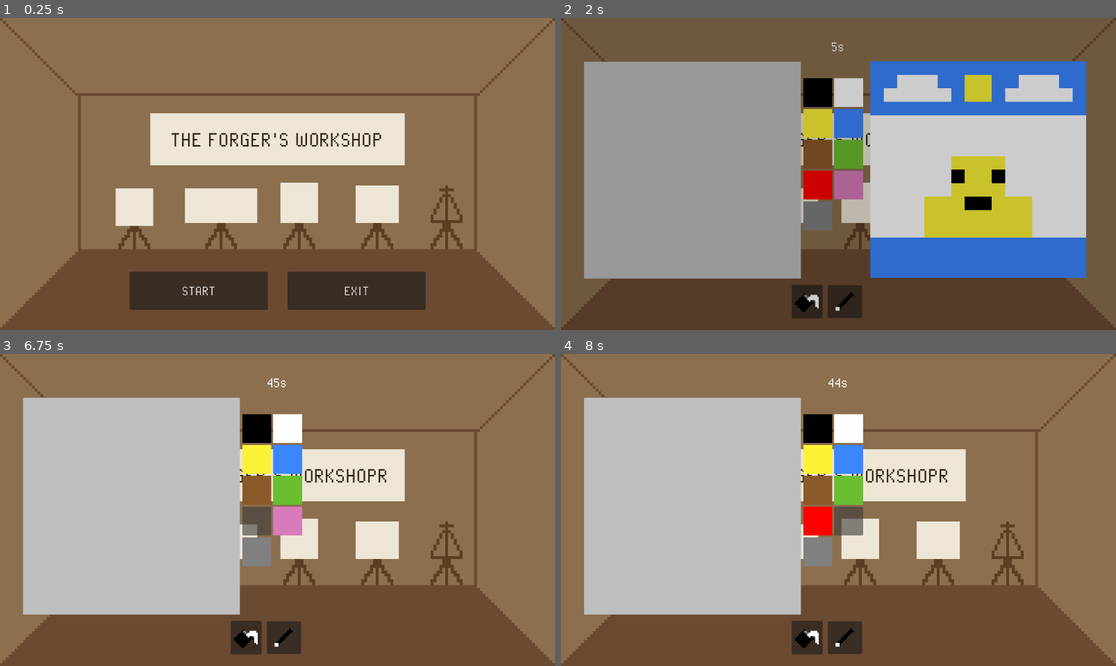
Above: before the commit, frames 1-4 (two rows, left to right).
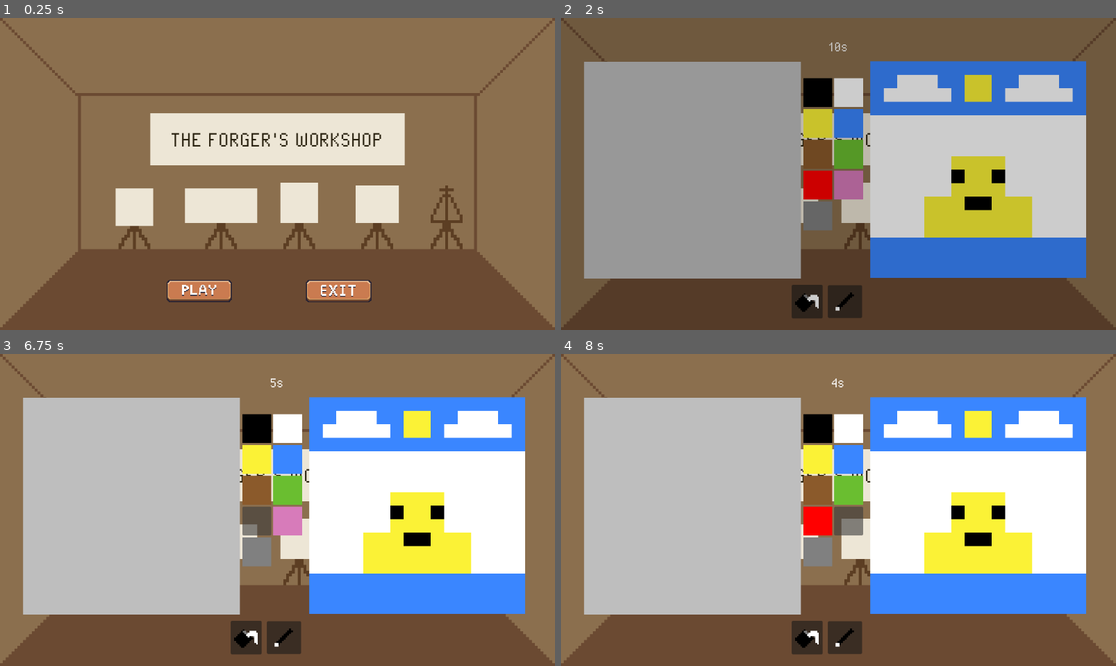
Above: after the commit, the same moments.

Repository: AbbYassine/The-Forger-s-Workshop-GMTK-2026
Game: Godot game, scene res://Scenes/main_menu.tscn
Same seed, same stepped clock (60 frames per second), same inputs: the game is played once before the commit and once after it. Before the commit the project has no main scene; this scene is started directly in both runs.
Inputs (mouse positions are in pixels of both pictures, inside the frame that each line leads up to):
- Up to frame 1 (0.25 s): no input
- Up to frame 2 (2 s): click (760, 289) at 0.5 s; click (760, 289) at 1.25 s
- Up to frame 3 (6.75 s): click (255, 428) at 2 s; click (288, 428) at 2.75 s; click (255, 460) at 3.5 s; click (288, 460) at 4.25 s; click (255, 491) at 5 s; click (288, 491) at 5.75 s; click (255, 522) at 6.5 s
- Up to frame 4 (8 s): click (849, 522) at 7.25 s

The runs differ from the first frame. In frame 1, 5.9% of the frame differs, in the area x 23-77%, y 81-94%; in frame 2, less than 0.1%; in frame 3, 27%, in the area x 48-95%, y 7-84%; in frame 4, 27%.

Commit message:
added buttons and sfx

Diff:
--- a/Scenes/end_screen.tscn
+++ b/Scenes/end_screen.tscn
@@ -3,6 +3,9 @@
 [ext_resource type="Script" uid="uid://c2xsu46iji15t" path="res://Scripts/end_screen.gd" id="1_f2mtv"]
 [ext_resource type="Texture2D" uid="uid://cpfqjnq4b770k" path="res://assets/Background/background.png" id="2_1gwaw"]
 [ext_resource type="FontFile" uid="uid://63588k5hdlkc" path="res://assets/font/PixelOperator.ttf" id="3_bhpww"]
+[ext_resource type="Texture2D" uid="uid://bfa4rrxribxh8" path="res://assets/Buttons/BrownButtons/PlayButton.png" id="4_8yanq"]
+[ext_resource type="Texture2D" uid="uid://ciivpptyd3ccw" path="res://assets/Buttons/BrownButtons/exitButton.png" id="5_fi2y0"]
+[ext_resource type="AudioStream" uid="uid://45pga212vnfi" path="res://assets/sfx/UIclick.wav" id="6_fi2y0"]
 
 [sub_resource type="StyleBoxFlat" id="StyleBoxFlat_bhpww"]
 bg_color = Color(0.92941177, 0.9019608, 0.8392157, 1)
@@ -67,10 +70,35 @@
 anchor_top = 1.0
 anchor_right = 0.5
 anchor_bottom = 1.0
-offset_left = -171.5
+offset_left = -388.0
 offset_top = -134.0
-offset_right = 171.5
+offset_right = -45.0
 offset_bottom = -41.0
 grow_horizontal = 2
 grow_vertical = 0
-text = "Retry"
+theme_override_fonts/font = ExtResource("3_bhpww")
+theme_override_font_sizes/font_size = 32
+icon = ExtResource("4_8yanq")
+flat = true
+icon_alignment = 1
+expand_icon = true
+
+[node name="ExitButton" type="Button" parent="." unique_id=1624698248]
+layout_mode = 0
+offset_left = 608.0
+offset_top = 516.0
+offset_right = 948.0
+offset_bottom = 605.0
+theme_override_fonts/font = ExtResource("3_bhpww")
+theme_override_font_sizes/font_size = 32
+icon = ExtResource("5_fi2y0")
+flat = true
+icon_alignment = 1
+expand_icon = true
+
+[node name="buttonpress" type="AudioStreamPlayer2D" parent="." unique_id=1249683432]
+stream = ExtResource("6_fi2y0")
+bus = &"UIclick"
+
+[connection signal="pressed" from="RetryButton" to="." method="_on_retry_button_pressed"]
+[connection signal="pressed" from="ExitButton" to="." method="_on_exit_button_pressed"]
--- a/Scenes/main_menu.tscn
+++ b/Scenes/main_menu.tscn
@@ -3,6 +3,13 @@
 [ext_resource type="Script" uid="uid://bl381jh7jry7b" path="res://Scripts/main_menu.gd" id="1_48xlc"]
 [ext_resource type="Texture2D" uid="uid://cpfqjnq4b770k" path="res://assets/Background/background.png" id="2_1ehe0"]
 [ext_resource type="FontFile" uid="uid://63588k5hdlkc" path="res://assets/font/PixelOperator.ttf" id="3_ce3w2"]
+[ext_resource type="Texture2D" uid="uid://bfa4rrxribxh8" path="res://assets/Buttons/BrownButtons/PlayButton.png" id="4_n45e2"]
+[ext_resource type="Texture2D" uid="uid://ciivpptyd3ccw" path="res://assets/Buttons/BrownButtons/exitButton.png" id="5_opfnp"]
+[ext_resource type="AudioStream" uid="uid://45pga212vnfi" path="res://assets/sfx/UIclick.wav" id="6_opfnp"]
+
+[sub_resource type="StyleBoxFlat" id="StyleBoxFlat_n45e2"]
+
+[sub_resource type="StyleBoxFlat" id="StyleBoxFlat_opfnp"]
 
 [node name="main_menu" type="Node" unique_id=1915236102]
 script = ExtResource("1_48xlc")
@@ -38,15 +45,19 @@
 anchor_top = 0.5
 anchor_right = 0.5
 anchor_bottom = 0.5
-offset_left = -307.0
+offset_left = -263.0
 offset_top = 203.0
-offset_right = -20.0
-offset_bottom = 282.0
+offset_right = -64.0
+offset_bottom = 274.0
 grow_horizontal = 2
 grow_vertical = 2
 theme_override_fonts/font = ExtResource("3_ce3w2")
 theme_override_font_sizes/font_size = 32
-text = "START"
+theme_override_styles/hover = SubResource("StyleBoxFlat_n45e2")
+icon = ExtResource("4_n45e2")
+flat = true
+icon_alignment = 1
+expand_icon = true
 
 [node name="exit" type="Button" parent="Buttons" unique_id=857995137]
 texture_filter = 1
@@ -55,15 +66,23 @@
 anchor_top = 0.5
 anchor_right = 0.5
 anchor_bottom = 0.5
-offset_left = 21.0
+offset_left = 26.0
 offset_top = 203.0
-offset_right = 308.0
+offset_right = 227.0
 offset_bottom = 282.0
 grow_horizontal = 2
 grow_vertical = 2
 theme_override_fonts/font = ExtResource("3_ce3w2")
 theme_override_font_sizes/font_size = 32
-text = "EXIT"
+theme_override_styles/hover = SubResource("StyleBoxFlat_opfnp")
+icon = ExtResource("5_opfnp")
+flat = true
+icon_alignment = 1
+expand_icon = true
+
+[node name="buttonpress" type="AudioStreamPlayer2D" parent="Buttons" unique_id=133242393]
+stream = ExtResource("6_opfnp")
+bus = &"UIclick"
 
 [connection signal="pressed" from="Buttons/start" to="." method="_on_start_pressed"]
 [connection signal="pressed" from="Buttons/exit" to="." method="_on_exit_pressed"]
--- a/Scenes/sub_viewport_container.tscn
+++ b/Scenes/sub_viewport_container.tscn
@@ -8,6 +8,7 @@
 [ext_resource type="FontFile" uid="uid://63588k5hdlkc" path="res://assets/font/PixelOperator.ttf" id="4_7mae1"]
 [ext_resource type="Texture2D" uid="uid://hw7vhr7qcpop" path="res://assets/tools/bucket.png" id="5_vl6kb"]
 [ext_resource type="Texture2D" uid="uid://cfd5cp7h4iw8q" path="res://assets/tools/pencil2.png" id="6_vl6kb"]
+[ext_resource type="AudioStream" uid="uid://b410p018xijyw" path="res://assets/sfx/platteclick.wav" id="7_gcjru"]
 
 [sub_resource type="StyleBoxFlat" id="StyleBoxFlat_2de4x"]
 bg_color = Color(0, 0, 0, 1)
@@ -84,6 +85,10 @@
 script = ExtResource("1_nl5jd")
 
 [node name="Timer" type="Timer" parent="." unique_id=1860749360]
+
+[node name="paletteclick" type="AudioStreamPlayer2D" parent="." unique_id=1998406247]
+position = Vector2(503, 125)
+stream = ExtResource("7_gcjru")
 
 [node name="UI" type="Control" parent="." unique_id=722398970]
 layout_mode = 3
--- a/Scripts/end_screen.gd
+++ b/Scripts/end_screen.gd
@@ -3,8 +3,9 @@
 @onready var result_label: Label = $ResultLabel
 @onready var average_label: Label = $AverageLabel
 @onready var retry_button: Button = $RetryButton
+@onready var buttonpress: AudioStreamPlayer2D = $buttonpress
 
-const WIN_THRESHOLD = 60.0
+const WIN_THRESHOLD = 70.0
 
 func _ready() -> void:
 	var average = GameData.get_average_accuracy()
@@ -20,4 +21,14 @@
 
 func _on_retry_pressed() -> void:
 	GameData.reset_run()
-	get_tree().change_scene_to_file("res://Scenes/sub_viewport_container.tscn")
+	Transition.transition_to("res://Scenes/sub_viewport_container.tscn")
+	buttonpress.play()
+
+
+func _on_exit_button_pressed() -> void:
+	buttonpress.play()
+	get_tree().quit()
+
+
+func _on_retry_button_pressed() -> void:
+	pass # Replace with function body.
--- a/Scripts/grid_container.gd
+++ b/Scripts/grid_container.gd
@@ -1,35 +1,46 @@
 extends GridContainer
 
 @onready var drawing_canvas: Node2D = $"../../SubViewportContainer/SubViewport/Node2D"
+@onready var paletteclick: AudioStreamPlayer2D = $"../../paletteclick"
+
 
 
 func _on_black_pressed() -> void:
-	print("black pressed")
 	drawing_canvas.brush_color = Color.BLACK
+	paletteclick.play()
+
 
 func _on_white_pressed() -> void:
 	drawing_canvas.brush_color = Color.WHITE
+	paletteclick.play()
 
 func _on_red_pressed() -> void:
 	drawing_canvas.brush_color = Color.RED
+	paletteclick.play()
 
 func _on_blue_pressed() -> void:
 	drawing_canvas.brush_color = Color.html("#3A86FF")
+	paletteclick.play()
 
 func _on_brown_pressed() -> void:
 	drawing_canvas.brush_color = Color.BROWN
+	paletteclick.play()
 
 func _on_yellow_pressed() -> void:
 	drawing_canvas.brush_color = Color.YELLOW
+	paletteclick.play()
 
 
 func _on_green_pressed() -> void:
-	drawing_canvas.brush_color = Color.GREEN
+	drawing_canvas.brush_color = Color.html("#6abe30")
+	paletteclick.play()
 
 
 func _on_pink_pressed() -> void:
-	drawing_canvas.brush_color = Color.html("d77bba")
+	drawing_canvas.brush_color = Color.html("#d77bba")
+	paletteclick.play()
 
 
 func _on_gray_pressed() -> void:
 	drawing_canvas.brush_color = Color.html("#808080")
+	paletteclick.play()
--- a/Scripts/main_menu.gd
+++ b/Scripts/main_menu.gd
@@ -1,12 +1,14 @@
 extends Node
 
+@onready var buttonpress: AudioStreamPlayer2D = $Buttons/buttonpress
 
 
 
 func _on_start_pressed() -> void:
 	Transition.transition_to("res://Scenes/sub_viewport_container.tscn")
-
+	buttonpress.play()
 
 
 func _on_exit_pressed() -> void:
-	pass
+	get_tree().quit()
+	buttonpress.play()
--- a/Scripts/node.gd
+++ b/Scripts/node.gd
@@ -4,14 +4,15 @@
 @onready var timer_label: Label = $UI/TimerLabel
 @onready var painting_display: TextureRect = $UI/PaintingDisplay
 @onready var drawing_canvas = $SubViewportContainer/SubViewport/Node2D
+@onready var paletteclick: AudioStreamPlayer2D = $paletteclick
 
 var original_painting: Image
 
 var grid_zones = 16
-var time_limit = 45
-var time_remaining = 45
-var painting_reveal_time = 5.0
-var painting_reveal_remaining_time = 5.0
+var time_limit = 60
+var time_remaining = 60
+var painting_reveal_time = 10.0
+var painting_reveal_remaining_time = 10.0
 var game_started = false
 var player_image: Image
 
@@ -119,6 +120,8 @@
 
 func _on_bucket_pressed() -> void:
 	drawing_canvas.bucket_mode = true
+	paletteclick.play()
 
 func _on_pencil_pressed() -> void:
 	drawing_canvas.bucket_mode = false
+	paletteclick.play()
--- a/Scripts/results.gd
+++ b/Scripts/results.gd
@@ -1,7 +1,6 @@
 extends Control
 @onready var player_display: TextureRect = $Playerpainting
 @onready var original_display: TextureRect = $Originalpainting
-@onready var accuracy_label: Label = $Accuracylabel
 @onready var progress_bar: ProgressBar = $ProgressBar
 @onready var next_button: Button = $NextButton
 
--- /dev/null
+++ b/default_bus_layout.tres
@@ -0,0 +1,10 @@
+[gd_resource type="AudioBusLayout" format=3 uid="uid://ct33mw21k8ao4"]
+
+[resource]
+bus/0/volume_db = -19.808554
+bus/1/name = &"UIclick"
+bus/1/solo = false
+bus/1/mute = false
+bus/1/bypass_fx = false
+bus/1/volume_db = 0.0
+bus/1/send = &"Master"
--- a/project.godot
+++ b/project.godot
@@ -11,8 +11,13 @@
 [application]
 
 config/name="GMTK2026"
+run/main_scene="uid://pcq8rppqacnt"
 config/features=PackedStringArray("4.6", "Forward Plus")
 config/icon="res://icon.svg"
+
+[audio]
+
+buses/default_bus_layout="uid://ct33mw21k8ao4"
 
 [autoload]
 
Binary file added: assets/Buttons/BlackButtons/BlackButtons.png
Not shown, added: assets/Buttons/BlackButtons/BlackButtons.png.import
Binary file added: assets/Buttons/BlackButtons/OptionsButton.png
Not shown, added: assets/Buttons/BlackButtons/OptionsButton.png.import
Binary file added: assets/Buttons/BlackButtons/PlayButton.png
Not shown, added: assets/Buttons/BlackButtons/PlayButton.png.import
Binary file added: assets/Buttons/BlackButtons/QuitButton.png
Not shown, added: assets/Buttons/BlackButtons/QuitButton.png.import
Binary file added: assets/Buttons/BlackButtons/SettingsButton.png
Not shown, added: assets/Buttons/BlackButtons/SettingsButton.png.import
Binary file added: assets/Buttons/BlackButtons/SmallEmptyButton.png
Not shown, added: assets/Buttons/BlackButtons/SmallEmptyButton.png.import
(and 183 more such lines)
